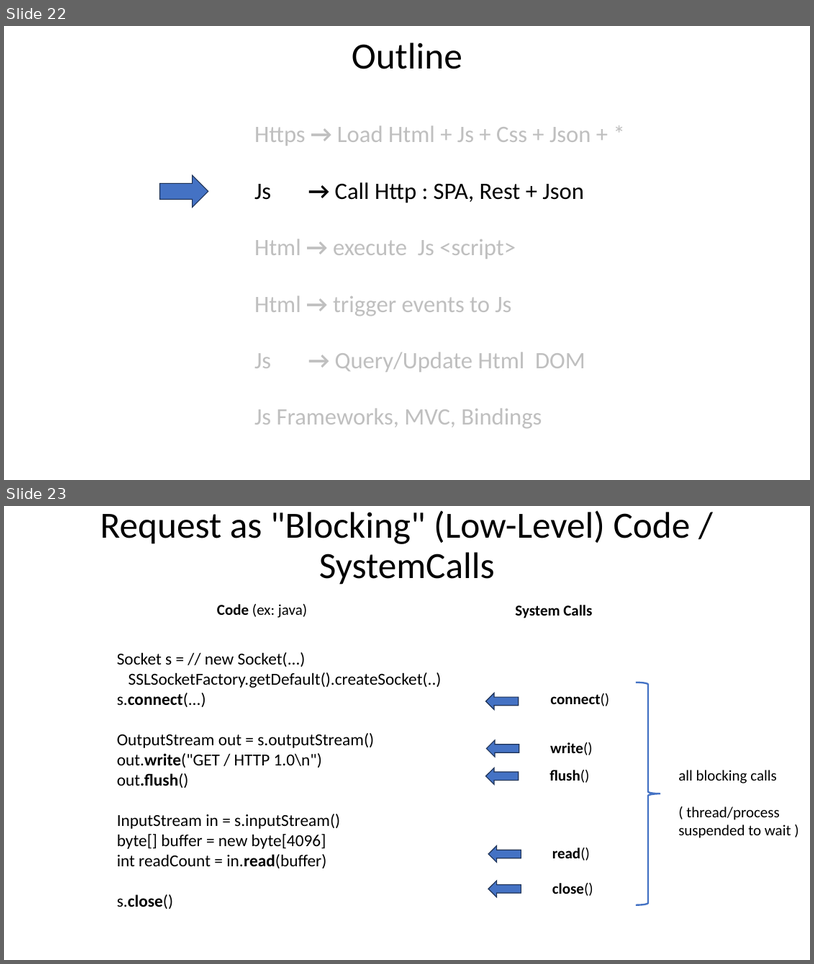
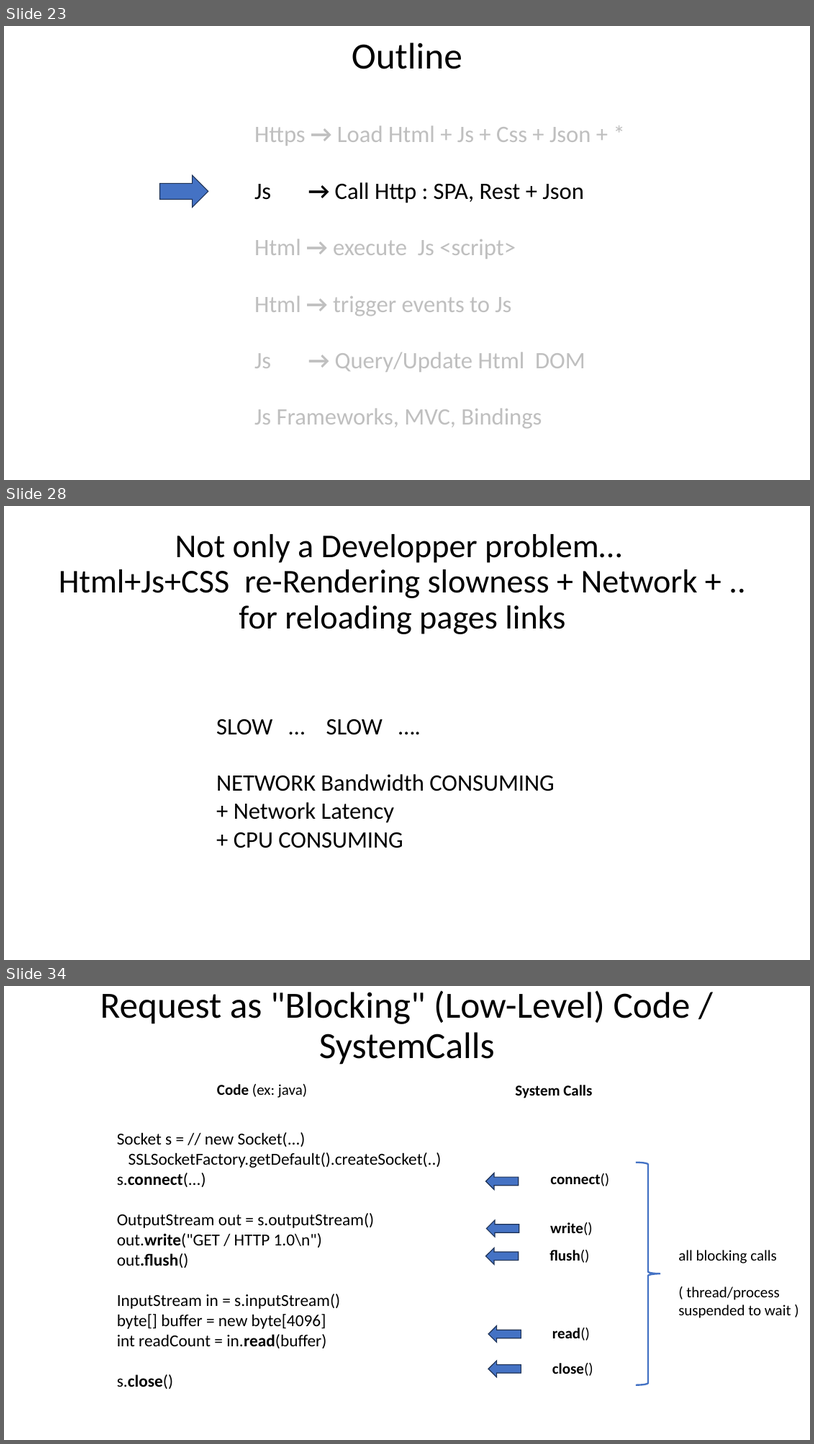
Before and after one commit to Arnaud-Nauwynck/presentations, a slide deck: web/Web-Interactions-http-html-js.pptx. Shown one above the other, each under a label of ours: slides 22 and 23 before the commit, slides 23, 28 and 34 after it; the slides between them are not shown. The pictures are 814x964 and 814x1444 pixels, drawn with LibreOffice and Linux fonts; fonts in the diff are those of the drawing. Boxes give left, top, right and bottom in pixels: in the first picture for what was removed or moved away, otherwise in the second. Text is boxed around its words. In the diff, an @@ line names an element or a change of style, - is before the commit and + after.

```diff
--- a/web/Web-Interactions-http-html-js.pptx
+++ b/web/Web-Interactions-http-html-js.pptx
@@ slide 28 added at [4,506,810,960], background #FFFFFF @@
@@ title added at [59,534,698,634], 39.6 pt, text #000000 @@
+Not only a Developper problem…
+Html+Js+CSS re-Rendering slowness + Network + ..
+for reloading pages links
@@ text added at [216,718,554,848], 28 pt, text #000000 @@
+SLOW … SLOW ….
+NETWORK Bandwidth CONSUMING
++ Network Latency
++ CPU CONSUMING
@@ what was slide 22 is now slide 23 @@
@@ what was slide 23 is now slide 34 @@
```
Also in this commit, not shown: 9 other slides added, 1 other file.
